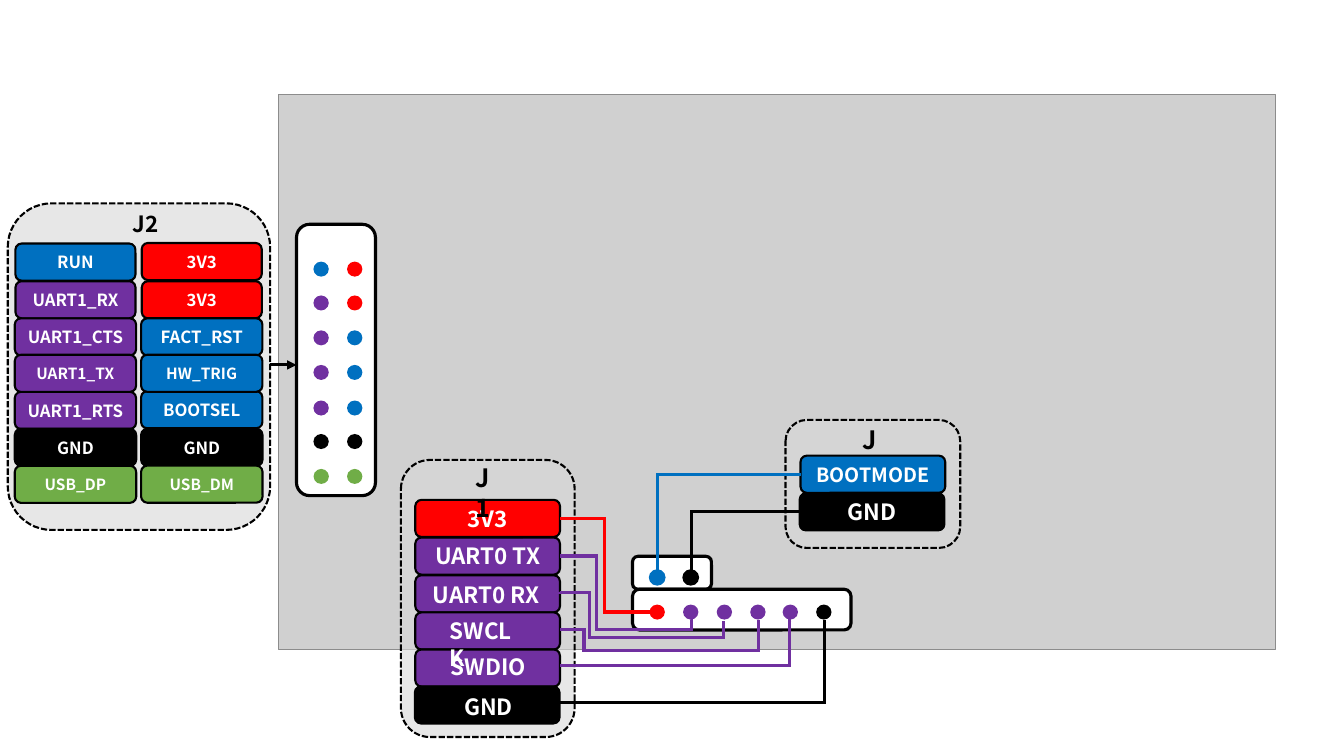
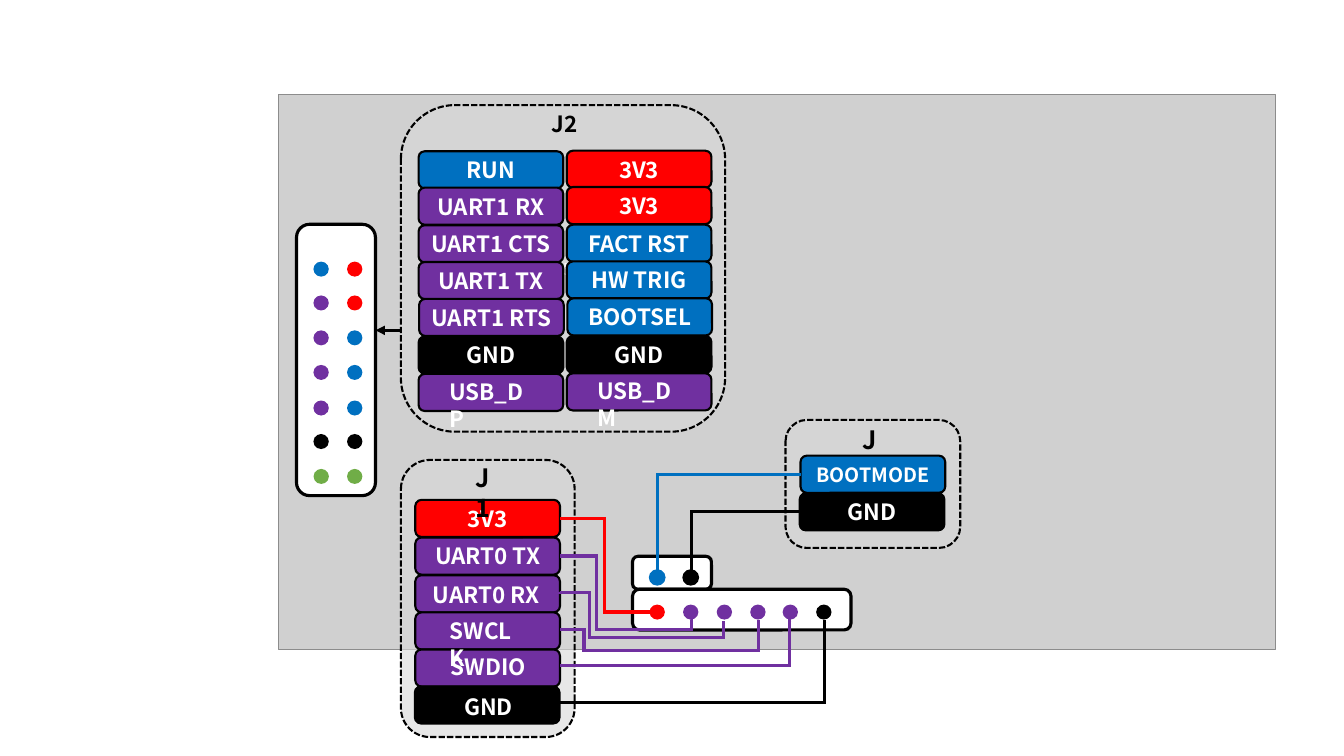
Before and after one commit to Wiznet/document_framework, a slide deck: slide 5 of static/img/products/s2e_module/WIZ505SR-RP/HW/Document/WIZ505SR-RP Photo.pptx. Drawn at 1344x756 pixels with LibreOffice and Linux fonts; fonts in the diff are those of the drawing; grey boxes stand for pictures; background and template pictures are left out. Boxes give left, top, right and bottom in pixels: in the first picture for what was removed or moved away, otherwise in the second. Text is boxed around its words. In the diff, an @@ line names an element or a change of style, - is before the commit and + after.

```diff
--- a/static/img/products/s2e_module/WIZ505SR-RP/HW/Document/WIZ505SR-RP Photo.pptx
+++ b/static/img/products/s2e_module/WIZ505SR-RP/HW/Document/WIZ505SR-RP Photo.pptx
@@ rounded rectangle "J5": place and size @@
-rounded rectangle "J5" at [8, 204, 270, 530]
+rounded rectangle "J5" at [401, 105, 726, 432]
@@ text "J2": place and size @@
-text "J2" at [133, 215, 159, 233]
+text "J2" at [552, 115, 578, 133]
@@ rounded rectangle "RUN": place and size @@
-rounded rectangle "RUN" at [15, 244, 135, 281]
+rounded rectangle "RUN" at [418, 151, 564, 189]
@@ rounded rectangle "3V3": place and size @@
-rounded rectangle "3V3" at [142, 281, 262, 319]
+rounded rectangle "3V3" at [567, 151, 712, 189]
@@ rounded rectangle "UART1 RX": place and size @@
-rounded rectangle "UART1 RX" at [15, 281, 135, 319]
+rounded rectangle "UART1 RX" at [418, 188, 564, 225]
@@ text in rounded rectangle at [438, 198, 544, 216]: text changed; size 12 to 16 pt @@
-UART1_RX
+UART1 RX
@@ rounded rectangle "3V3": place and size @@
-rounded rectangle "3V3" at [142, 243, 262, 280]
+rounded rectangle "3V3" at [567, 188, 712, 225]
@@ rounded rectangle "UART1 CTS": place and size @@
-rounded rectangle "UART1 CTS" at [15, 319, 136, 356]
+rounded rectangle "UART1 CTS" at [418, 225, 564, 262]
@@ text in rounded rectangle at [431, 235, 550, 253]: text changed; size 12 to 16 pt @@
-UART1_CTS
+UART1 CTS
@@ rounded rectangle "FACT RST": place and size @@
-rounded rectangle "FACT RST" at [141, 319, 262, 356]
+rounded rectangle "FACT RST" at [567, 225, 712, 262]
@@ text in rounded rectangle at [588, 235, 690, 253]: text changed; size 12 to 16 pt @@
-FACT_RST
+FACT RST
@@ rounded rectangle "UART1 TX": place and size @@
-rounded rectangle "UART1 TX" at [15, 355, 136, 392]
+rounded rectangle "UART1 TX" at [418, 262, 564, 299]
@@ rounded rectangle "HW TRIG": place and size @@
-rounded rectangle "HW TRIG" at [141, 355, 262, 392]
+rounded rectangle "HW TRIG" at [567, 261, 712, 298]
@@ rounded rectangle "UART1 RTS": place and size @@
-rounded rectangle "UART1 RTS" at [15, 392, 136, 430]
+rounded rectangle "UART1 RTS" at [419, 298, 565, 336]
@@ text in rounded rectangle at [438, 272, 543, 290]: text changed; size 11 to 16 pt @@
-UART1_TX
+UART1 TX
@@ rounded rectangle "BOOTSEL": place and size @@
-rounded rectangle "BOOTSEL" at [141, 391, 262, 429]
+rounded rectangle "BOOTSEL" at [568, 298, 713, 336]
@@ text in rounded rectangle at [592, 271, 687, 289]: text changed; size 11 to 16 pt @@
-HW_TRIG
+HW TRIG
@@ text in rounded rectangle at [432, 309, 551, 327]: text changed; size 12 to 16 pt @@
-UART1_RTS
+UART1 RTS
@@ arrow moved from (269, 365) - (296, 365) to (401, 331) - (376, 331) @@
@@ size 12 to 16 pt in 6 elements at [418, 151, 564, 189], [567, 336, 712, 373], [567, 151, 712, 189], [567, 188, 712, 225], [568, 298, 713, 336], [418, 337, 564, 374] @@
@@ rounded rectangle "GND": place and size @@
-rounded rectangle "GND" at [141, 429, 263, 466]
+rounded rectangle "GND" at [418, 337, 564, 374]
@@ rounded rectangle "GND": place and size @@
-rounded rectangle "GND" at [15, 429, 137, 466]
+rounded rectangle "GND" at [567, 336, 712, 373]
@@ rounded rectangle added at [418, 374, 564, 411], fill #7030A0, outline #000000 1.5 pt @@
@@ text "USB_DP": place and size @@
-text "USB_DP" at [15, 466, 137, 503]
+text "USB_DP" at [449, 383, 523, 404]
@@ text "USB_DP" at [449, 383, 523, 404]: size 11 to 16 pt; alignment centre to left; vertical alignment middle to top; fill #70AD47 to none; outline #000000 1.5 pt to none @@
@@ rounded rectangle added at [567, 373, 712, 410], fill #7030A0, outline #000000 1.5 pt @@
@@ text "USB_DM" at [597, 382, 671, 403]: size 11 to 16 pt; alignment centre to left; vertical alignment middle to top; fill #70AD47 to none; outline #000000 1.5 pt to none @@
@@ text "USB_DM": place and size @@
-text "USB_DM" at [141, 466, 263, 503]
+text "USB_DM" at [597, 382, 671, 403]
```
Also in this commit, not shown: 1 other slide changed, 3 other files.
